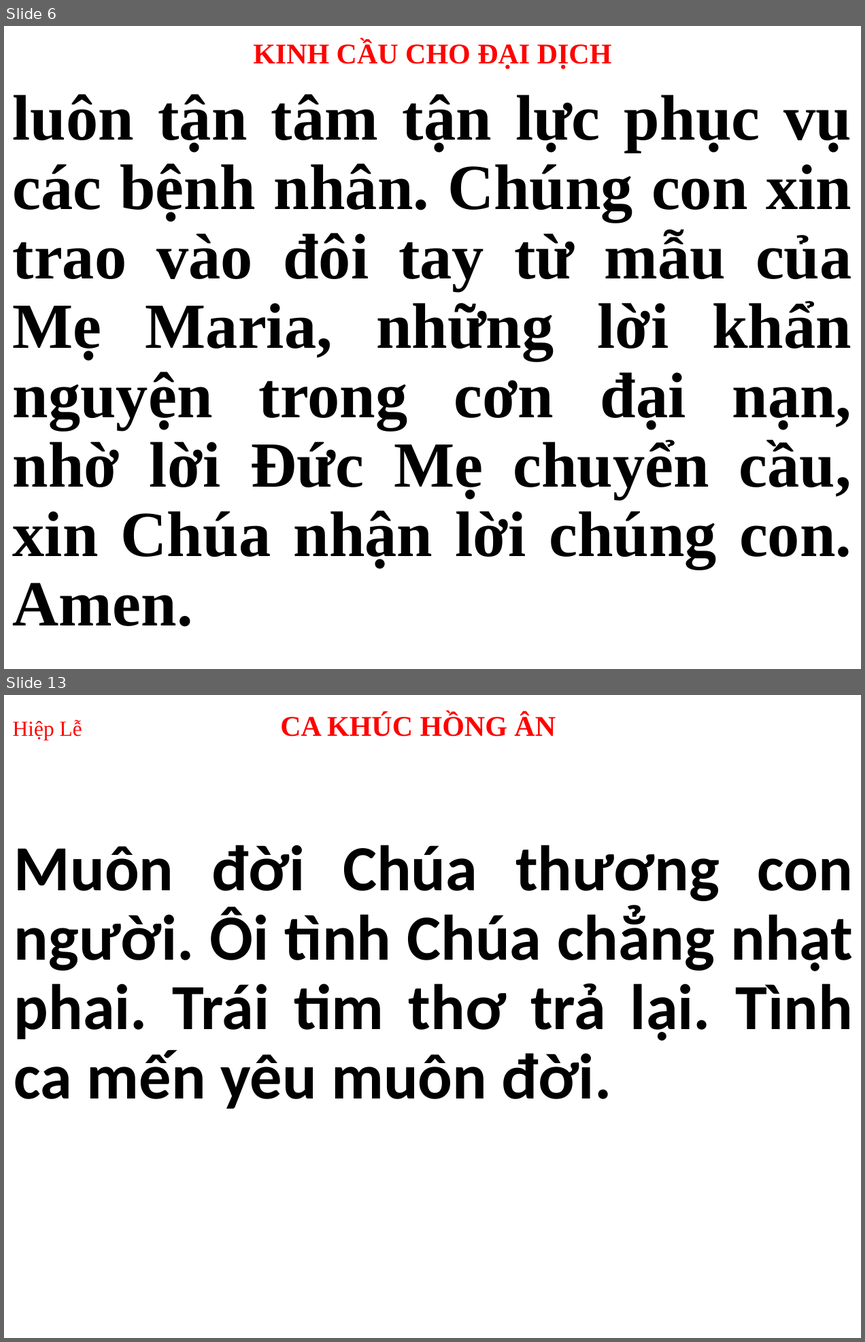
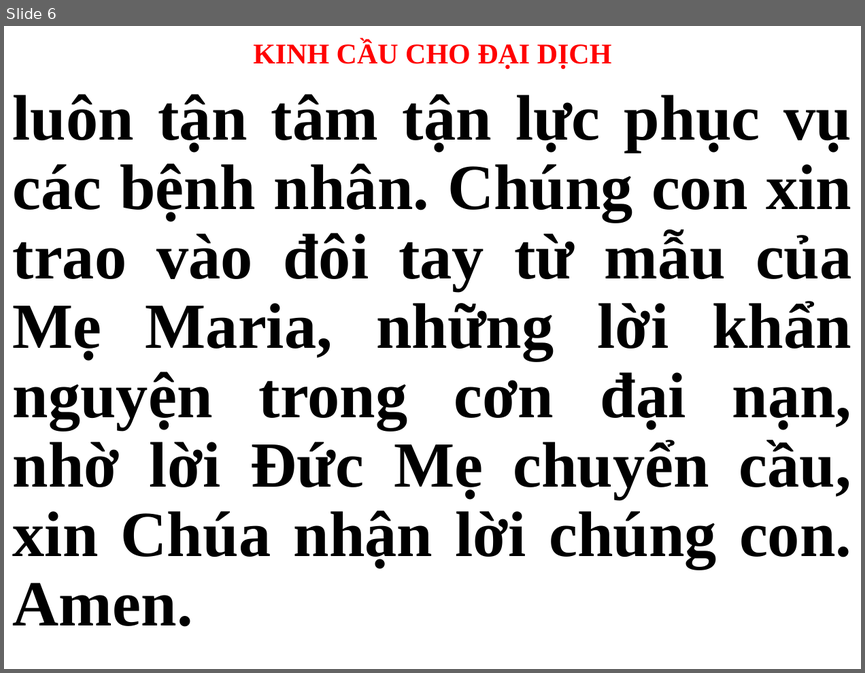
Before and after one commit to peteranh99/usb-songs, a slide deck: Thứ 3.pptx. Shown one above the other, each under a label of ours: slides 6 and 13 before the commit, slide 6 after it; the slides between them are not shown. The pictures are 865x1342 and 865x673 pixels, drawn with LibreOffice and Linux fonts; fonts in the diff are those of the drawing. Boxes give left, top, right and bottom in pixels: in the first picture for what was removed or moved away, otherwise in the second. Text is boxed around its words. In the diff, an @@ line names an element or a change of style, - is before the commit and + after.

```diff
--- a/Thứ 3.pptx
+++ b/Thứ 3.pptx
@@ slide 13 removed at (x1=4, y1=695, x2=861, y2=1338), background #FFFFFF @@
@@ title removed at (x1=13, y1=713, x2=555, y2=740) @@
-Hiệp Lễ CA KHÚC HỒNG ÂN
@@ subtitle removed at (x1=14, y1=845, x2=853, y2=1108) @@
-Muôn đời Chúa thương con người. Ôi tình Chúa chẳng nhạt phai. Trái tim thơ trả lại. Tình ca mến yêu muôn đời.
```
Also in this commit, not shown: 2 slides changed, 18 slides added, 16 other slides removed.
